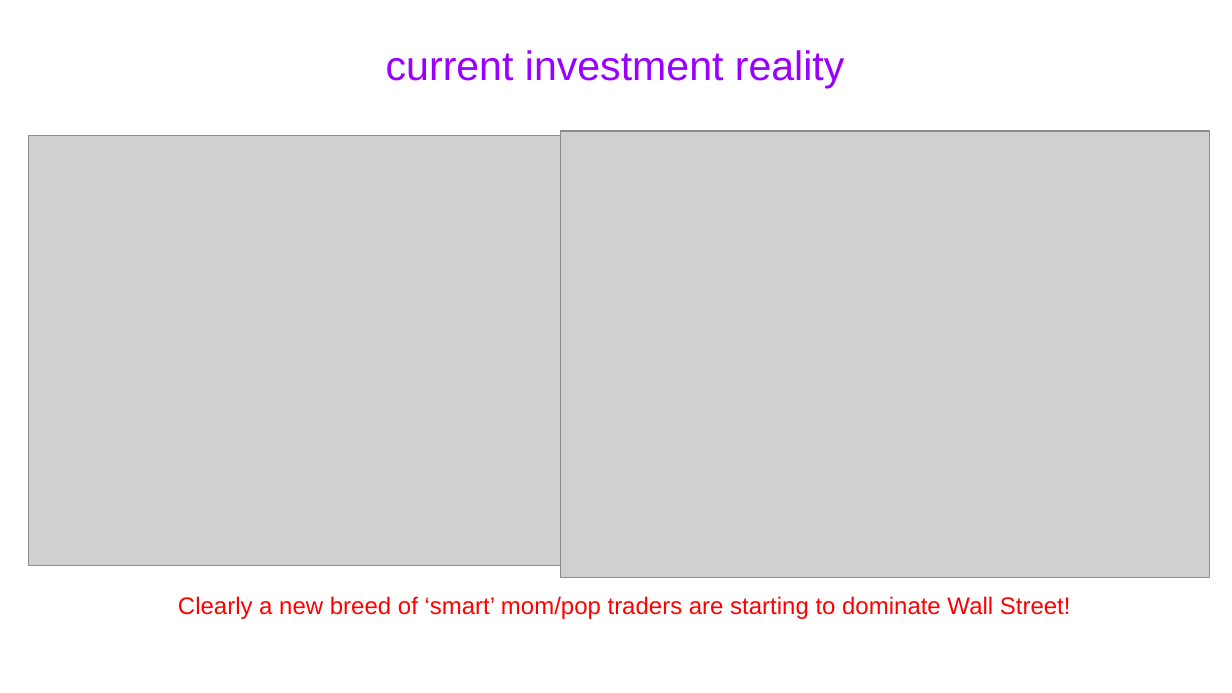
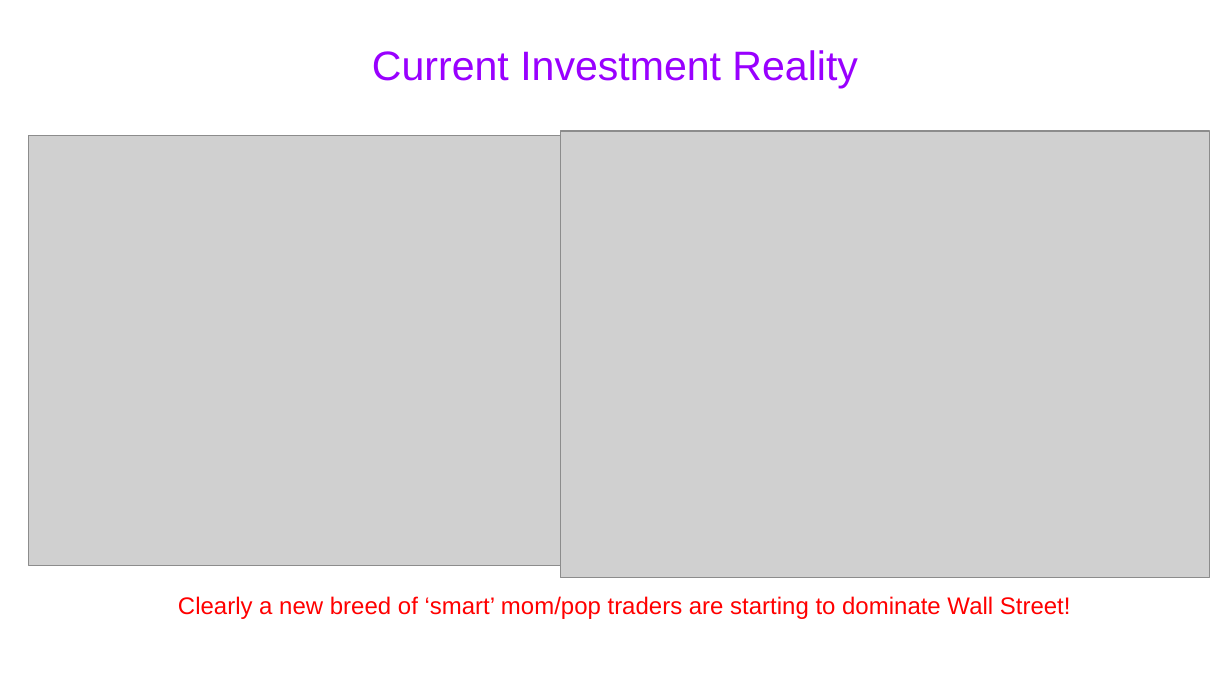
Before and after one commit to rajeevpanwar/Vix-Volatility-Predictor, a slide deck: slide 2 of Images/VIX Index.pptx. Drawn at 1232x693 pixels with LibreOffice and Linux fonts; fonts in the diff are those of the drawing; grey boxes stand for pictures. Boxes give left, top, right and bottom in pixels: in the first picture for what was removed or moved away, otherwise in the second. Text is boxed around its words. In the diff, an @@ line names an element or a change of style, - is before the commit and + after.

```diff
--- a/Images/VIX Index.pptx
+++ b/Images/VIX Index.pptx
@@ text at box(372, 50, 857, 88): text changed @@
-current investment reality
+Current Investment Reality
```
Also in this commit, not shown: 4 other slides changed, 6 other files.
